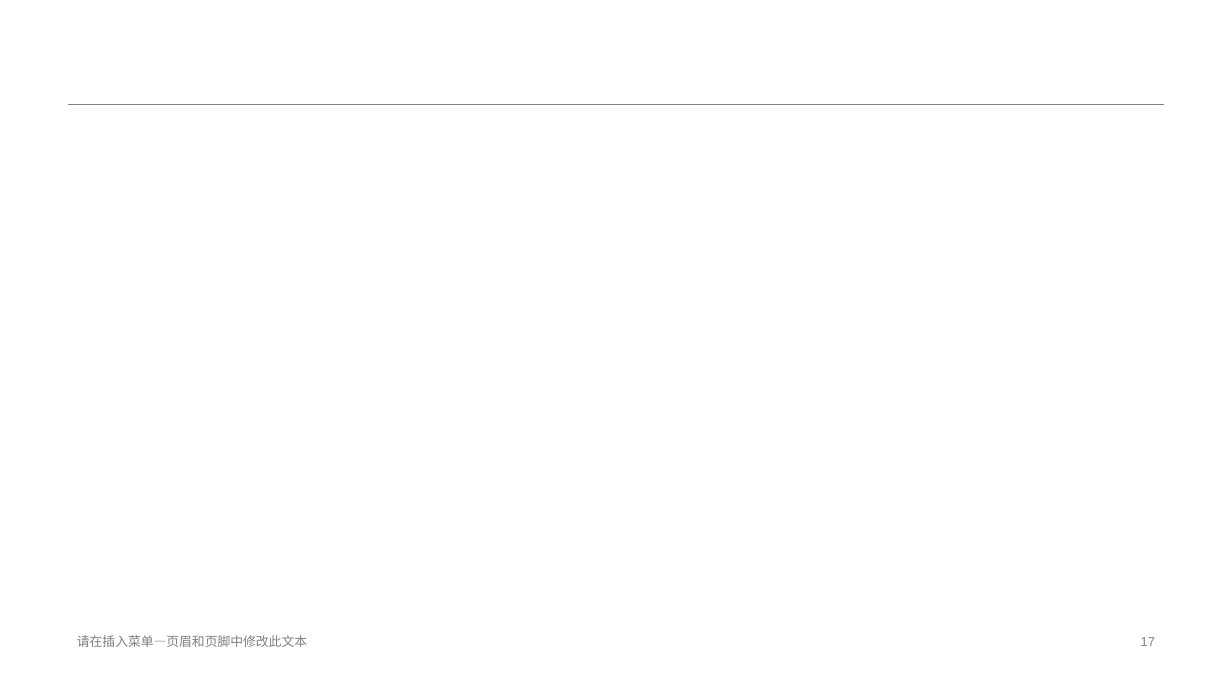
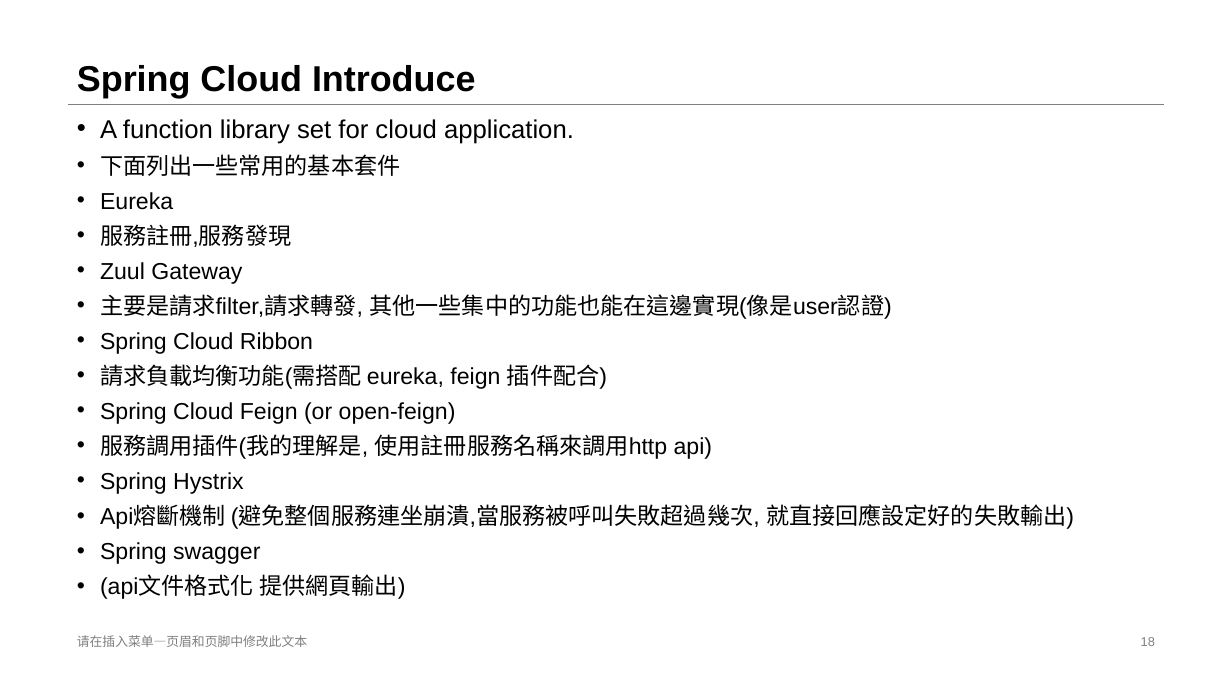
Before and after one commit to stereo720712/2021_Spring_Cloud_ReParctice, a slide deck: slide 18 of Spring_boot_introduce/Spring Boot Introduce.pptx (slide 17 before the commit). Drawn at 1232x693 pixels with LibreOffice and Linux fonts; fonts in the diff are those of the drawing. Boxes give left, top, right and bottom in pixels: in the first picture for what was removed or moved away, otherwise in the second. Text is boxed around its words. In the diff, an @@ line names an element or a change of style, - is before the commit and + after.

Commit message:
update spring boot data

```diff
--- a/Spring_boot_introduce/Spring Boot Introduce.pptx
+++ b/Spring_boot_introduce/Spring Boot Introduce.pptx
@@ title added at [77, 65, 475, 98], 28 pt, text #000000, bold @@
+Spring Cloud Introduce
@@ text added at [100, 119, 1074, 599], 18 pt, text #000000 @@
+• A function library set for cloud application.
+• 下面列出一些常用的基本套件
+• Eureka
+• 服務註冊,服務發現
+• Zuul Gateway
+• 主要是請求filter,請求轉發, 其他一些集中的功能也能在這邊實現(像是user認證)
+• Spring Cloud Ribbon
+• 請求負載均衡功能(需搭配 eureka, feign 插件配合)
+• Spring Cloud Feign (or open-feign)
+• 服務調用插件(我的理解是, 使用註冊服務名稱來調用http api)
+• Spring Hystrix
+• Api熔斷機制 (避免整個服務連坐崩潰,當服務被呼叫失敗超過幾次, 就直接回應設定好的失敗輸出)
+• Spring swagger
+• (api文件格式化 提供網頁輸出)
@@ page number at [1141, 637, 1155, 646]: text changed @@
-17
+18
```
Also in this commit, not shown: 8 other slides changed, 3 slides added, 1 slide removed.
